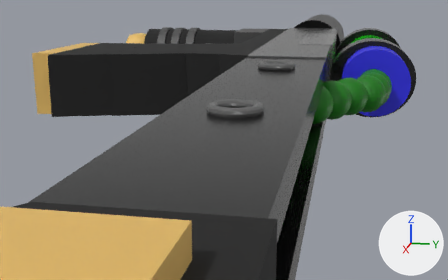
The FBX model Assets/Weapons Models/FDX/SMG02.fbx as it was, and as the next commit left it.
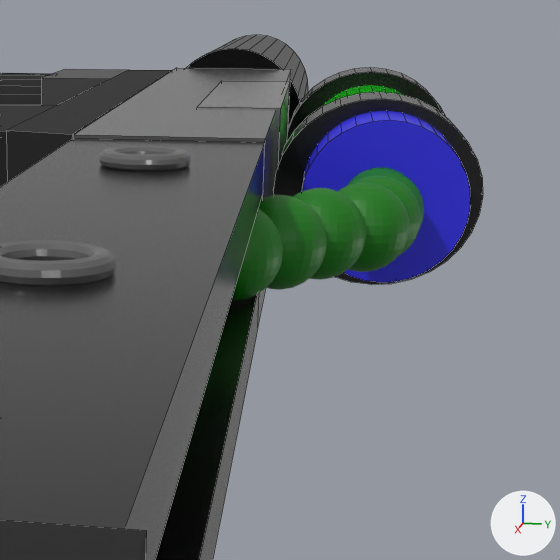
There are two pictures of each version: one from a camera (50 mm lens) standing at (21.51, 1.55, 2.69) and looking at (4.15, -1.92, -1.64), one close up on the part from 48% to 100% of the width and 0% to 83% of the height. The lights are fixed; the arrows at lower right show +X, +Y and +Z. The close-ups show mesh edges as thin lines. Where no turn or scale is listed for an object, it has been applied to the vertices.
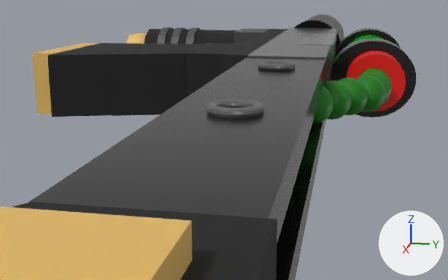
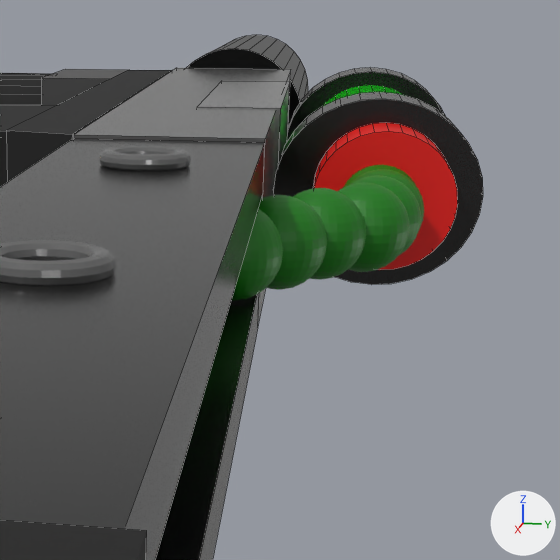
Where the newer file only moved an object's origin or applied its transform, the numbers keep the older frame.

What the commit changed:
Material 'Material.008' (mat_material_008) changes colour from blue #2c29e7 to red #e70a00; in linear values from (0.0249, 0.0219, 0.8) to (0.8, 0.00291, 0.0).
me_cylinder_004 has 64 vertices, 34 faces and spans x -0.55..0.55, y -0.97..0.97, z -0.97..0.97.
me_cylinder_004 is used by ob_cylinder_003; location (2.88, 2.34, 0.04).
me_cylinder_004 part 1: the whole mesh is scaled about its middle by 0.857.

Location of each change, [x1, y1, x2, y2] in pixels of the close-ups (560 x 560 px):
'Cylinder.003', recoloured, mesh rescaled (14% narrower, 14% shorter)
    before: [302, 111, 471, 283]
    after: [313, 122, 458, 270]
